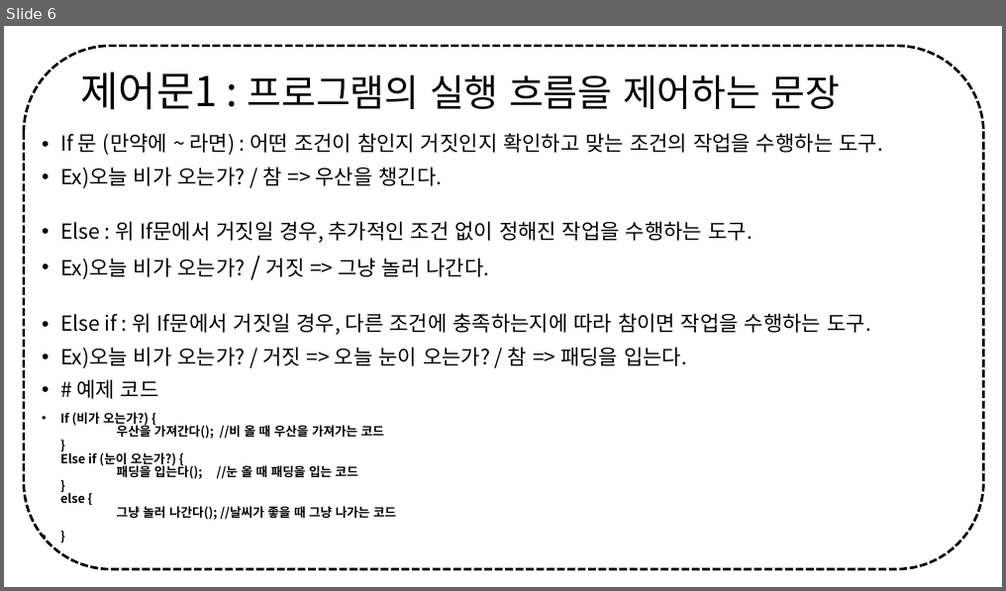
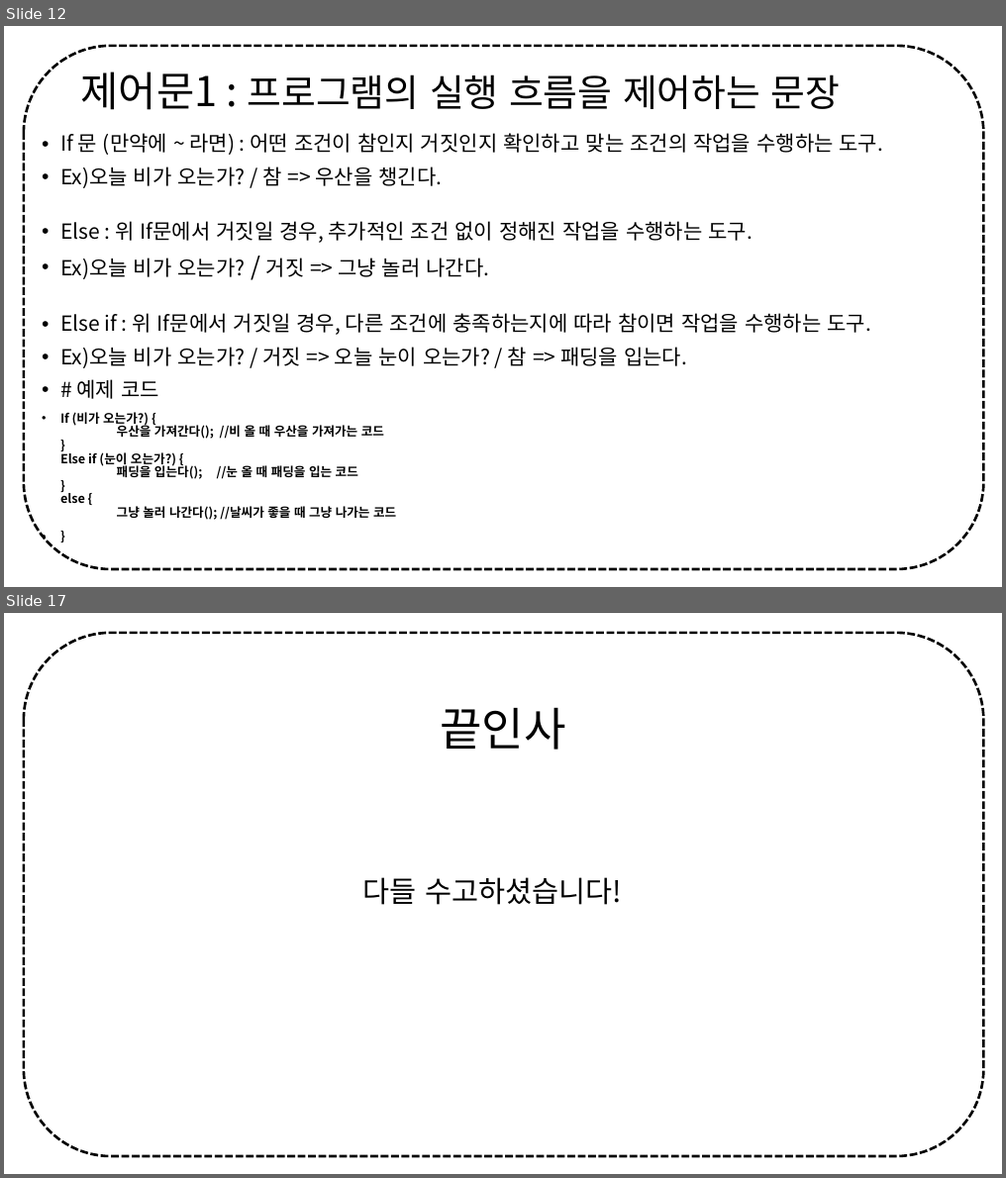
Before and after one commit to Z3r0c0k3/23-make, a slide deck: C lang/정보보안 멘토링 - C언어 zeroday.pptx. Shown one above the other, each under a label of ours: slide 6 before the commit, slides 12 and 17 after it; the slides between them are not shown. The pictures are 1006x591 and 1006x1178 pixels, drawn with LibreOffice and Linux fonts; fonts in the diff are those of the drawing. Boxes give left, top, right and bottom in pixels: in the first picture for what was removed or moved away, otherwise in the second. Text is boxed around its words. In the diff, an @@ line names an element or a change of style, - is before the commit and + after.

```diff
--- a/C lang/정보보안 멘토링 - C언어 zeroday.pptx
+++ b/C lang/정보보안 멘토링 - C언어 zeroday.pptx
@@ slide 17 added at (4,613,1002,1174), background #FFFFFF; not listed: 1 template element that a slide beside it also shows @@
@@ title added at (440,707,566,750), 44 pt, text #000000 @@
+끝인사
@@ text added at (363,877,622,905), 28 pt, text #000000 @@
+다들 수고하셨습니다!
@@ what was slide 6 is now slide 12 @@
```
Also in this commit, not shown: 5 slides changed, 8 other slides added, 1 slide removed.
